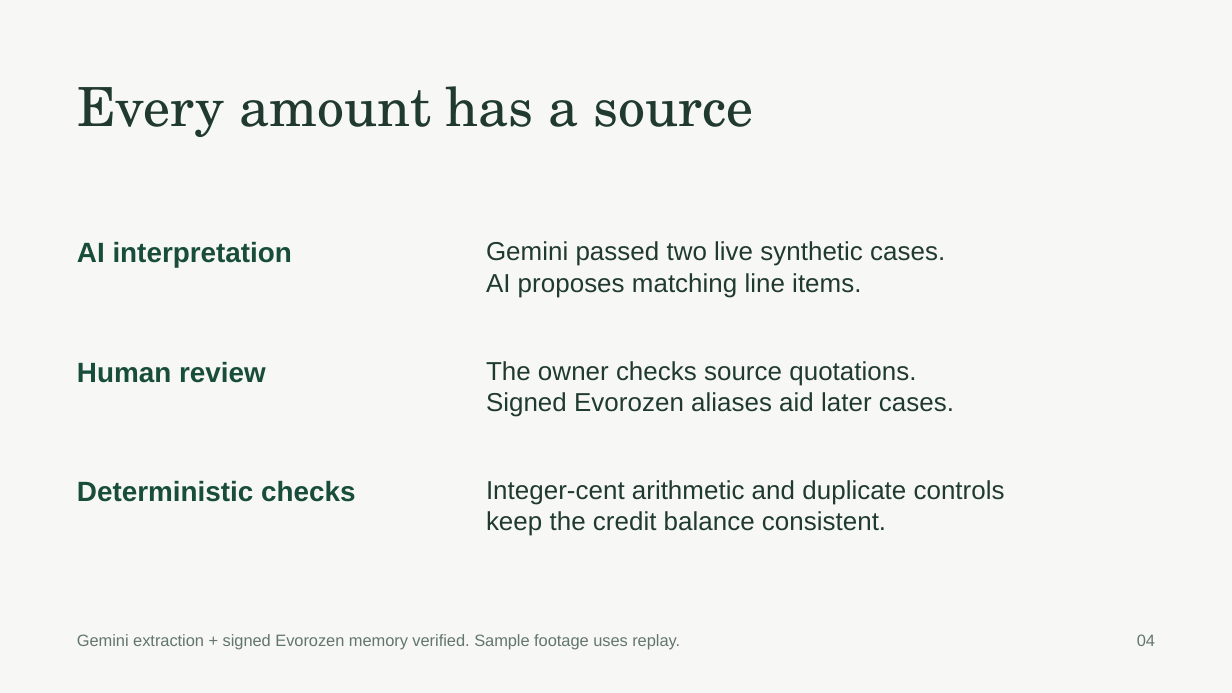
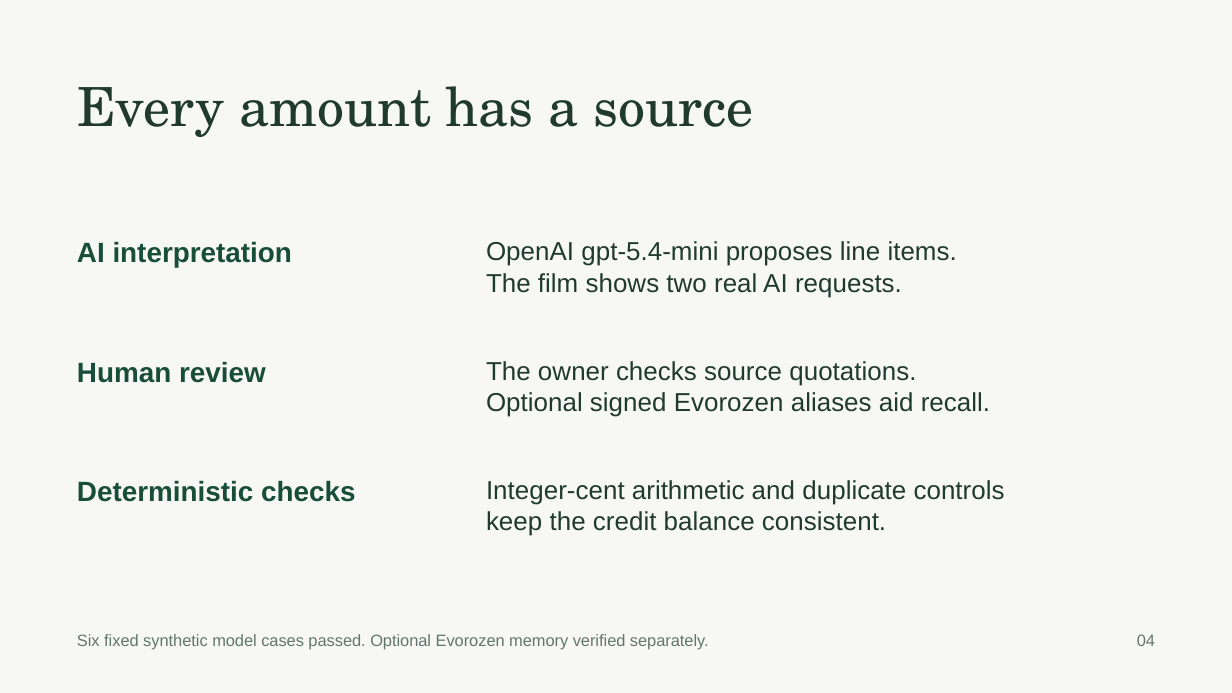
Before and after one commit to shi1720/evorozen, a slide deck: slide 4 of deliverables/remainder-pitch.pptx. Drawn at 1232x693 pixels with LibreOffice and Linux fonts; fonts in the diff are those of the drawing. Boxes give left, top, right and bottom in pixels: in the first picture for what was removed or moved away, otherwise in the second. Text is boxed around its words. In the diff, an @@ line names an element or a change of style, - is before the commit and + after.

```diff
--- a/deliverables/remainder-pitch.pptx
+++ b/deliverables/remainder-pitch.pptx
@@ text at (486,241,957,298): text changed @@
-Gemini passed two live synthetic cases.
-AI proposes matching line items.
+OpenAI gpt-5.4-mini proposes line items.
+The film shows two real AI requests.
@@ text at (486,392,990,417): text changed @@
-Signed Evorozen aliases aid later cases.
+Optional signed Evorozen aliases aid recall.
@@ text at (77,634,709,650): text changed @@
-Gemini extraction + signed Evorozen memory verified. Sample footage uses replay.
+Six fixed synthetic model cases passed. Optional Evorozen memory verified separately.
```
Also in this commit, not shown: 3 other slides changed, 21 other files.
